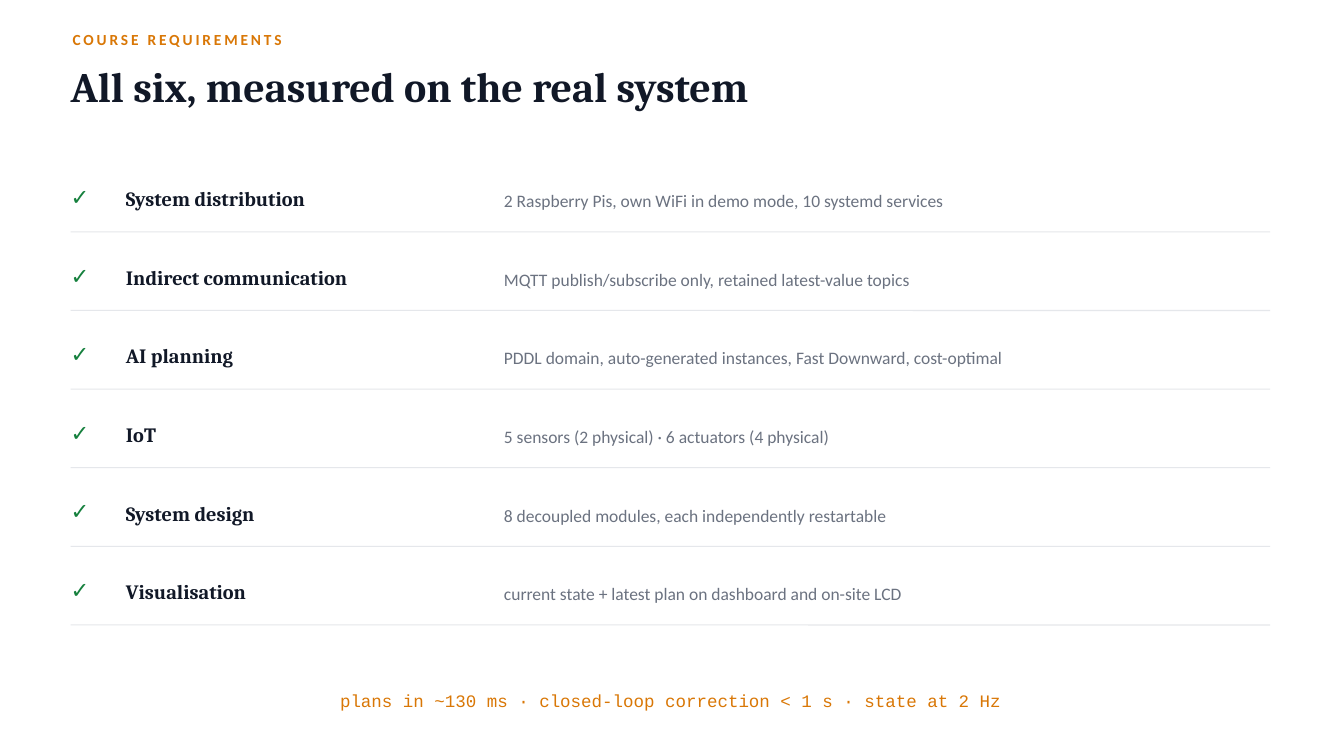
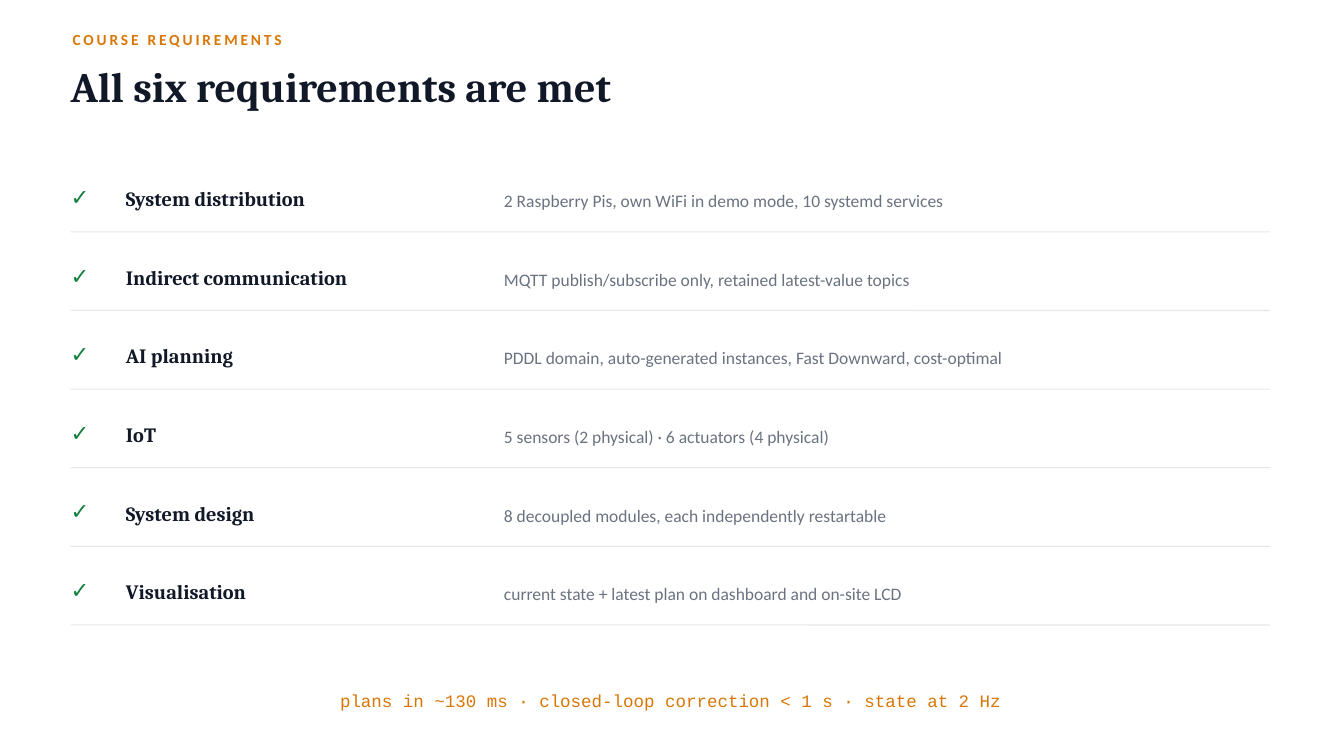
Before and after one commit to Dennis1911/librisense-smart-library, a slide deck: slide 8 of docs/presentation/LibriSense_Demo.pptx. Drawn at 1344x756 pixels with LibreOffice and Linux fonts; fonts in the diff are those of the drawing. Boxes give left, top, right and bottom in pixels: in the first picture for what was removed or moved away, otherwise in the second. Text is boxed around its words. In the diff, an @@ line names an element or a change of style, - is before the commit and + after.

Commit message:
Update demo presentation wording

```diff
--- a/docs/presentation/LibriSense_Demo.pptx
+++ b/docs/presentation/LibriSense_Demo.pptx
@@ text at <box>71,72,611,111</box>: text changed @@
-All six, measured on the real system
+All six requirements are met
```
Also in this commit, not shown: 8 other slides changed.
